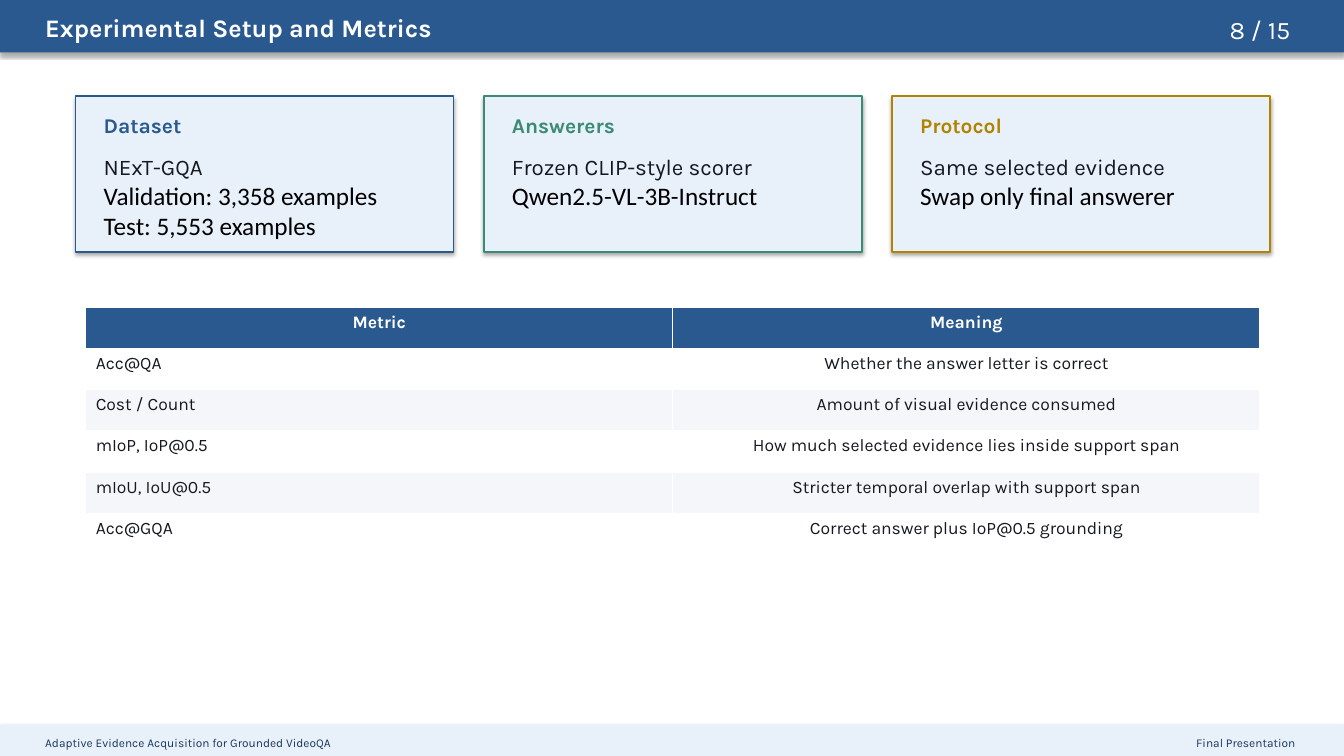
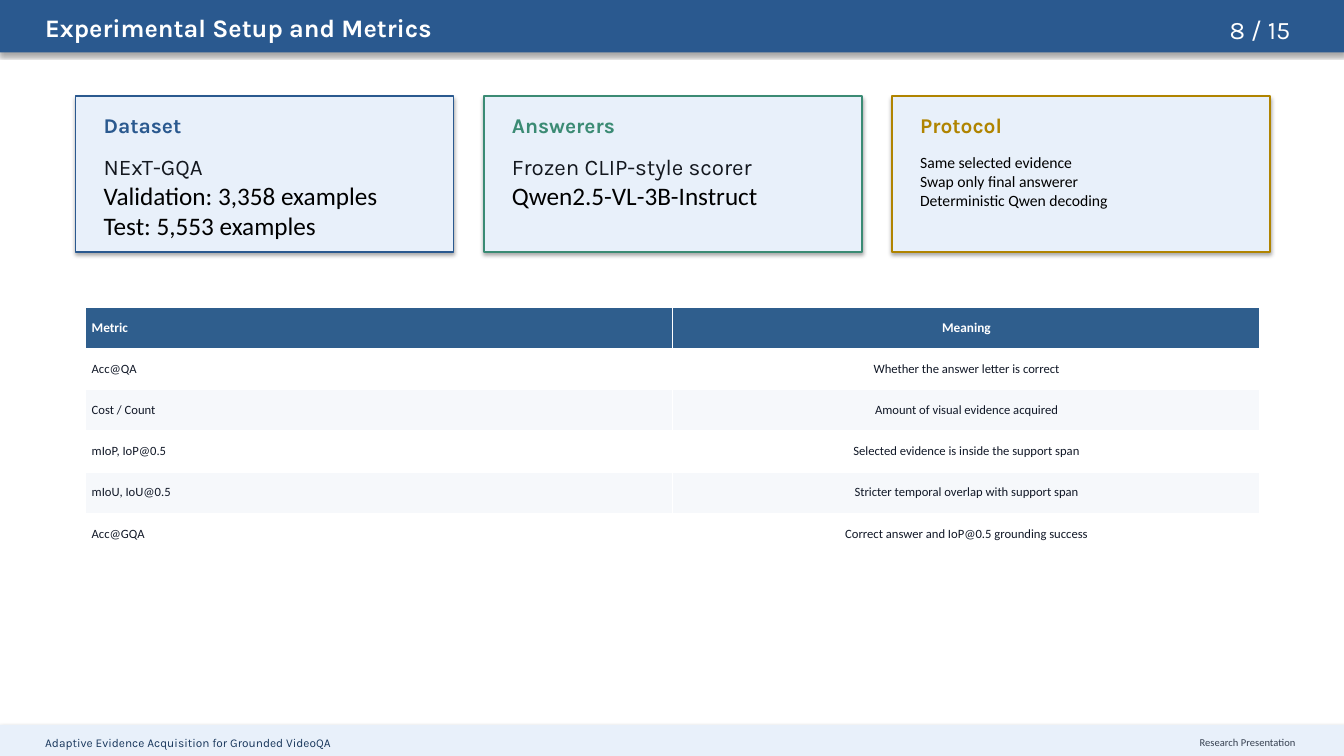
Before and after one commit to riteshthawkar/adaptive-evidence-grounded-videoqa, a slide deck: slide 8 of docs/presentation/adaptive_evidence_acquisition_grounded_videoqa_presentation.pptx. Drawn at 1344x756 pixels with LibreOffice and Linux fonts; fonts in the diff are those of the drawing. Boxes give left, top, right and bottom in pixels: in the first picture for what was removed or moved away, otherwise in the second. Text is boxed around its words. In the diff, an @@ line names an element or a change of style, - is before the commit and + after.

Commit message:
Align presentation with final report

```diff
--- a/docs/presentation/adaptive_evidence_acquisition_grounded_videoqa_presentation.pptx
+++ b/docs/presentation/adaptive_evidence_acquisition_grounded_videoqa_presentation.pptx
@@ text at [920,157,1107,209]: text changed; size 18 to 11.2 pt @@
-Same selected evidence
-Swap only final answerer
+Same selected evidence
+Swap only final answerer
+Deterministic Qwen decoding
@@ table at [86,308,1261,555] @@
-row 3, column 2: Amount of visual evidence consumed
+row 3, column 2: Amount of visual evidence acquired
-row 4, column 2: How much selected evidence lies inside support span
+row 4, column 2: Selected evidence is inside the support span
-row 6, column 2: Correct answer plus IoP@0.5 grounding
+row 6, column 2: Correct answer and IoP@0.5 grounding success
@@ fill #2A598F to #2F5E8D in row 1 @@
@@ fill #F4F6F9 to #F6F8FB in 4 cells @@
@@ size 12.5 to 9.5 pt in "Metric", "Meaning" @@
@@ font Karla to Calibri in "Metric", "Meaning", "Acc@QA", "Whether the answer letter is correct" and 5 more places @@
@@ size 12.5 to 9 pt, text colour #14181F to #111827 in "Acc@QA", "Whether the answer letter is correct", "Cost / Count", "mIoP, IoP@0.5" and 3 more places @@
@@ alignment centre to left @@
@@ text at [1200,739,1296,746]: text changed; size 8.5 to 7.5 pt; font Karla to Calibri; text colour #19375C to #374151 @@
-Final Presentation
+Research Presentation
```
Also in this commit, not shown: 13 other slides changed.
